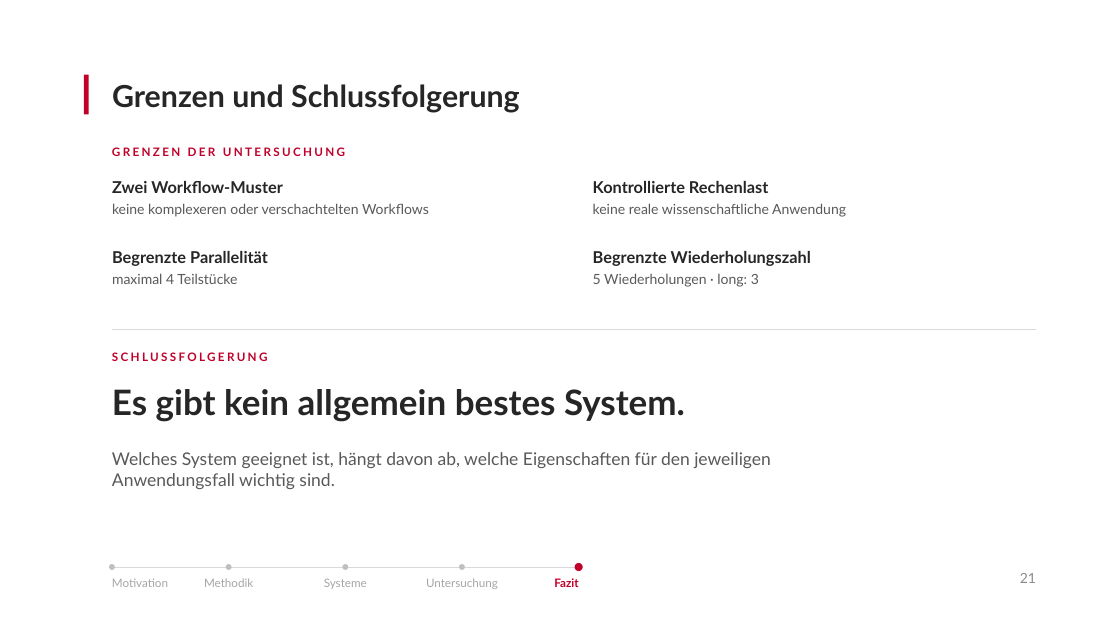
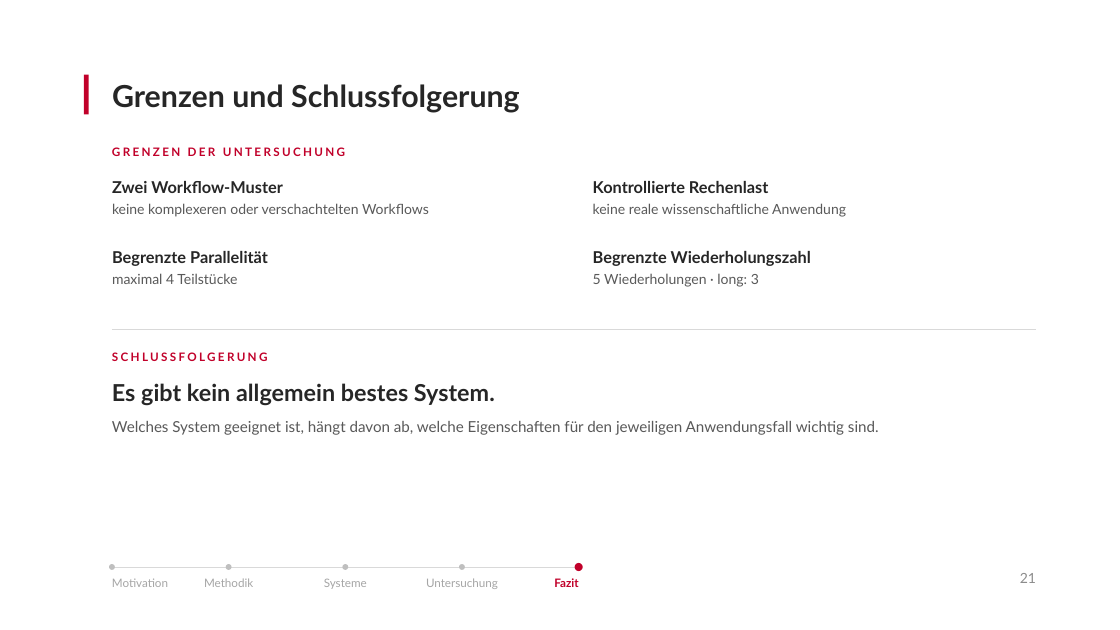
Before and after one commit to antahiri/bachelorarbeit-wms, a slide deck: slide 21 of Präsentation-Kolloqium.pptx. Drawn at 1120x630 pixels with LibreOffice and Linux fonts; fonts in the diff are those of the drawing. Boxes give left, top, right and bottom in pixels: in the first picture for what was removed or moved away, otherwise in the second. Text is boxed around its words. In the diff, an @@ line names an element or a change of style, - is before the commit and + after.

Commit message:
alhamdulillah

```diff
--- a/Präsentation-Kolloqium.pptx
+++ b/Präsentation-Kolloqium.pptx
@@ text "Es gibt kein allgemein bestes ..." at (112, 383, 495, 406): size 30 to 20 pt @@
@@ text "Welches System geeignet ist, hängt ...": place and size @@
-text "Welches System geeignet ist, hängt ..." at (112, 452, 771, 489)
+text "Welches System geeignet ist, hängt ..." at (112, 421, 879, 435)
@@ text "Welches System geeignet ist, hängt ..." at (112, 421, 879, 435): size 15 to 13 pt @@
```
